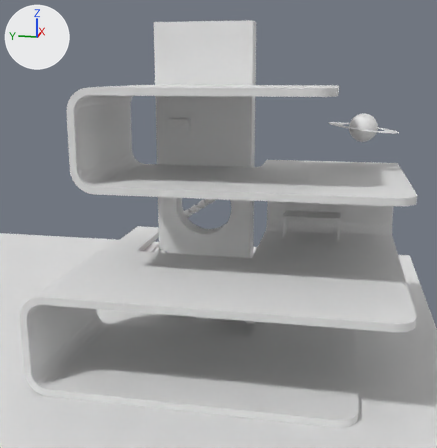
The glTF model static/models/ArchetypeHouse.glb, before and after one commit.
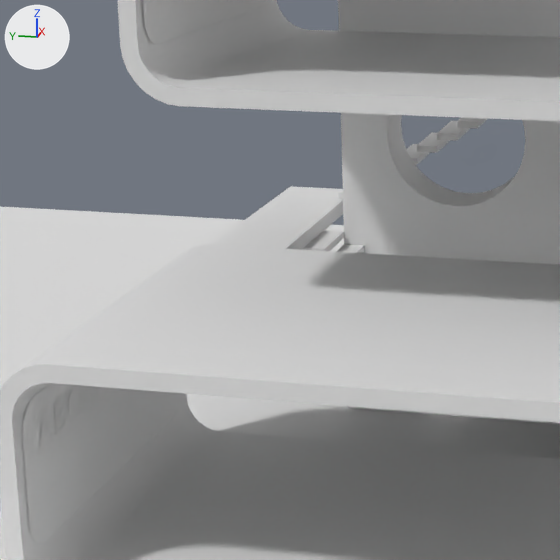
The first picture shows the older version from a 50 mm camera at (-15.87, -2.88, 7.45) aimed at (-0.33, 0.23, 3.56). The close-ups show both versions on the part from 5% to 56% of the width and 34% to 84% of the height of that picture; other places that the commit changed are outside them. Lighting does not change. The marker at upper left points along +X, +Y and +Z. Materials are left out; every surface is plain grey. Where no turn or scale is listed for an object, it has been applied to the vertices.

The first close-up shows 'Column', 'Floors', 'Landing', 'Overlay1', 'Overlay3', 'Shadow', 'Stairs', 'Text1'.
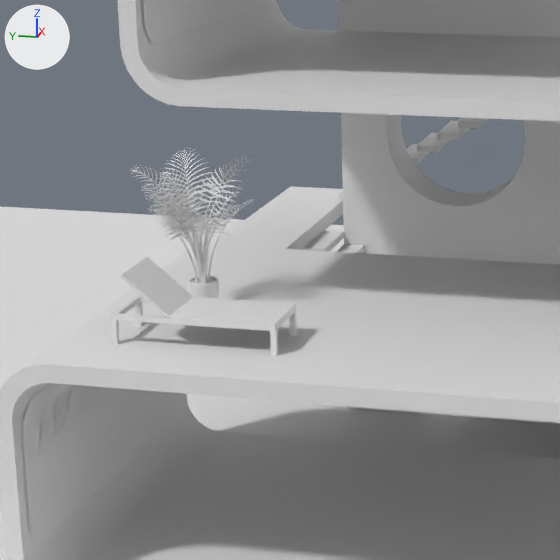
Diff of the bpy script that builds the scene:
```diff
--- a/static/models/ArchetypeHouse.glb.py
+++ b/static/models/ArchetypeHouse.glb.py
@@ me_cube_010 @@
+me_cube_010.from_pydata(...)  # 66 vertices, 124 faces; spans x -0.3..0.3, y -0.56..1.07, z -0.3..0.39
@@ me_cylinder_003 @@
+me_cylinder_003.from_pydata(...)  # 64 vertices, 124 faces; spans x -0.151..0.151, y -0.151..0.151, z -0.151..0.151
@@ me_cube_006 @@
+me_cube_006.from_pydata(...)  # 6300 vertices, 6400 faces; spans x -0.64..0.66, y -0.61..0.69, z 0.0..1.51
@@ ob_lounger @@
+ob_lounger = bpy.data.objects.new('Lounger', me_cube_010)
+ob_lounger.location = (-2.93, 2.25, 2.82)
@@ ob_pot @@
+ob_pot = bpy.data.objects.new('Pot', me_cylinder_003)
+ob_pot.location = (-2.06, 2.87, 2.67)
@@ ob_palm @@
+ob_palm = bpy.data.objects.new('Palm', me_cube_006)
+ob_palm.location = (-2.06, 2.86, 2.55)
```

Changed parts and their boxes (x1, y1, x2, y2) in the close-ups (560 x 560 px):
'Lounger', added
    after: (110, 257, 297, 356)
'Palm', added
    after: (131, 149, 257, 284)
'Pot', added
    after: (188, 276, 219, 298)
